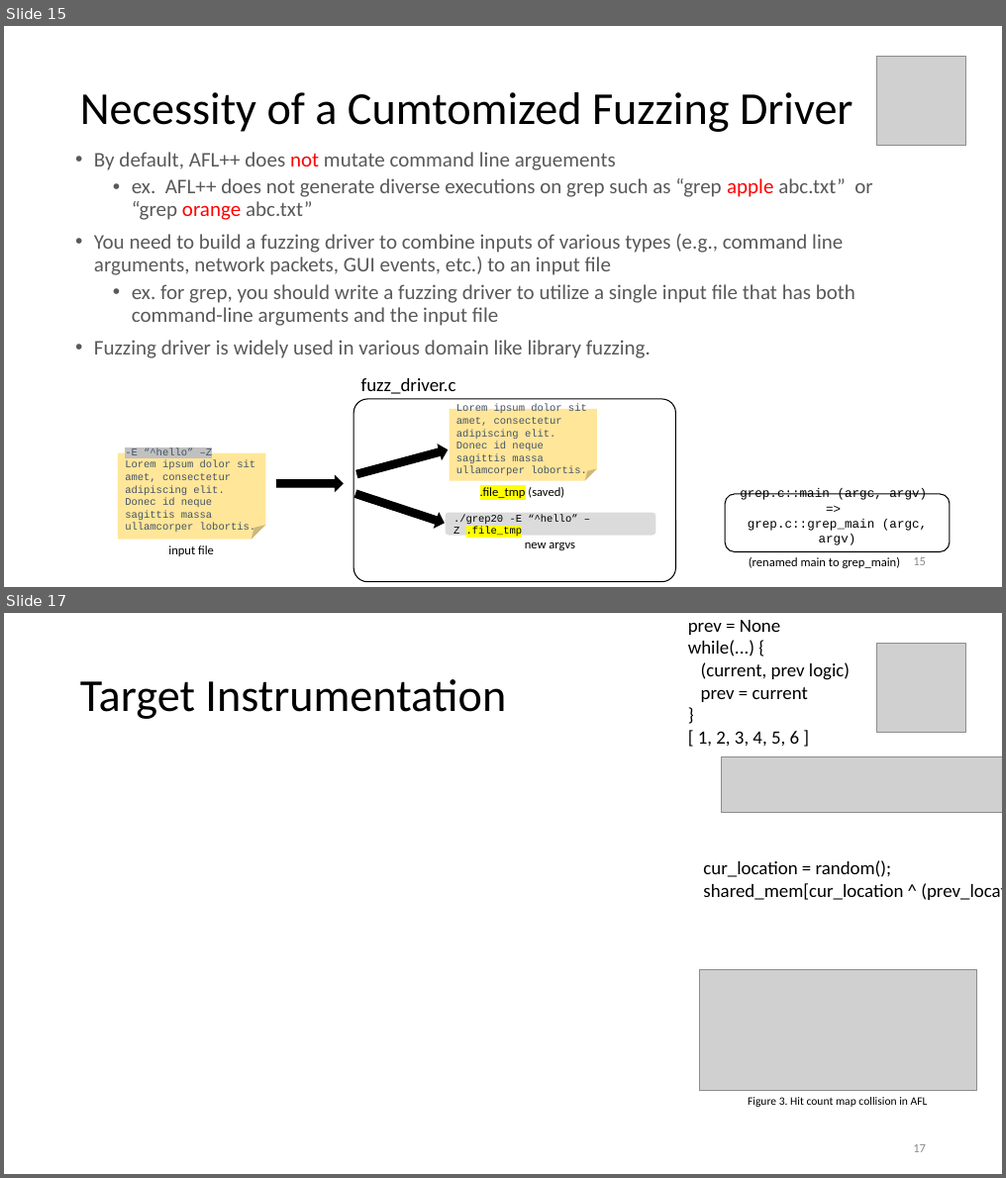
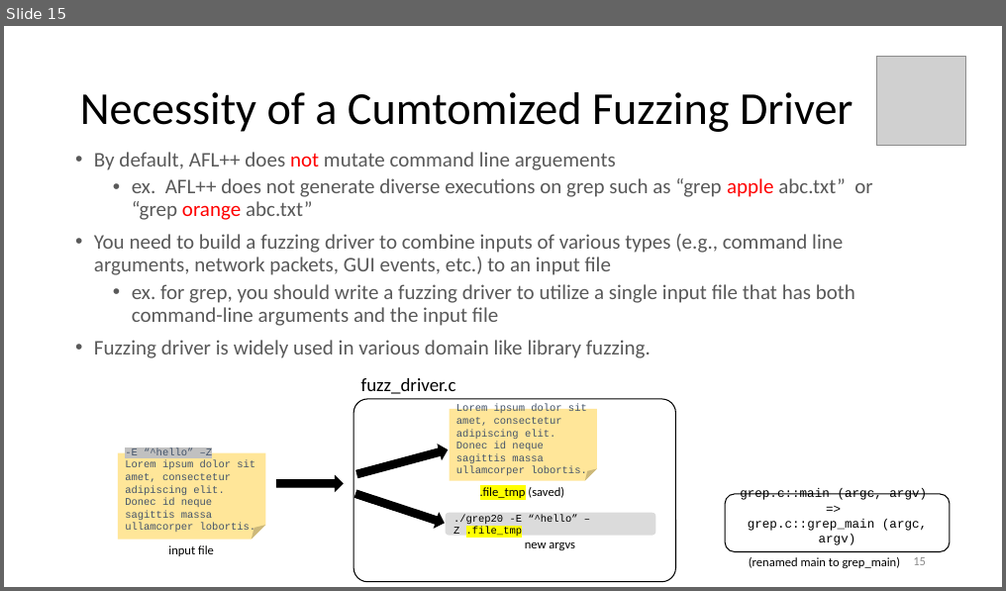
Before and after one commit to swtv-kaist/cs458-spring23, a slide deck: 3-fuzz-concolic/lec42-fuzzing_with_afl++-v3.pptx. Shown one above the other, each under a label of ours: slides 15 and 17 before the commit, slide 15 after it; the slides between them are not shown. The pictures are 1006x1178 and 1006x591 pixels, drawn with LibreOffice and Linux fonts; fonts in the diff are those of the drawing; grey boxes stand for pictures. Boxes give left, top, right and bottom in pixels: in the first picture for what was removed or moved away, otherwise in the second. Text is boxed around its words. In the diff, an @@ line names an element or a change of style, - is before the commit and + after.

```diff
--- a/3-fuzz-concolic/lec42-fuzzing_with_afl++-v3.pptx
+++ b/3-fuzz-concolic/lec42-fuzzing_with_afl++-v3.pptx
@@ slide 17 removed at (4,613,1002,1174), background #FFFFFF @@
@@ text removed at (688,620,849,747) @@
-prev = None
-while(...) {
-(current, prev logic)
-prev = current
-}
-[ 1, 2, 3, 4, 5, 6 ]
@@ picture removed at (877,643,966,732) @@
@@ title removed at (80,679,506,719) @@
-Target Instrumentation
@@ picture removed at (722,758,1002,813) @@
@@ text removed at (703,861,1002,900) @@
-cur_location = random();
-shared_mem[cur_location ^ (prev_location >> 1)]++;
@@ picture removed at (699,970,976,1091) @@
@@ text removed at (747,1097,928,1107) @@
-Figure 3. Hit count map collision in AFL
@@ page number removed at (913,1145,926,1153) @@
-17
```
Also in this commit, not shown: 1 other slide removed, 1 other file.
